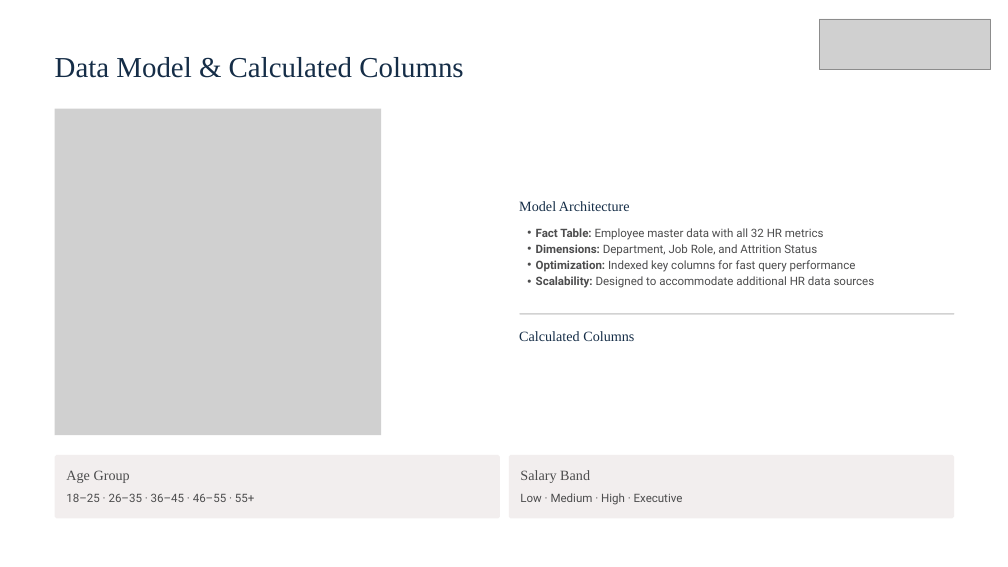
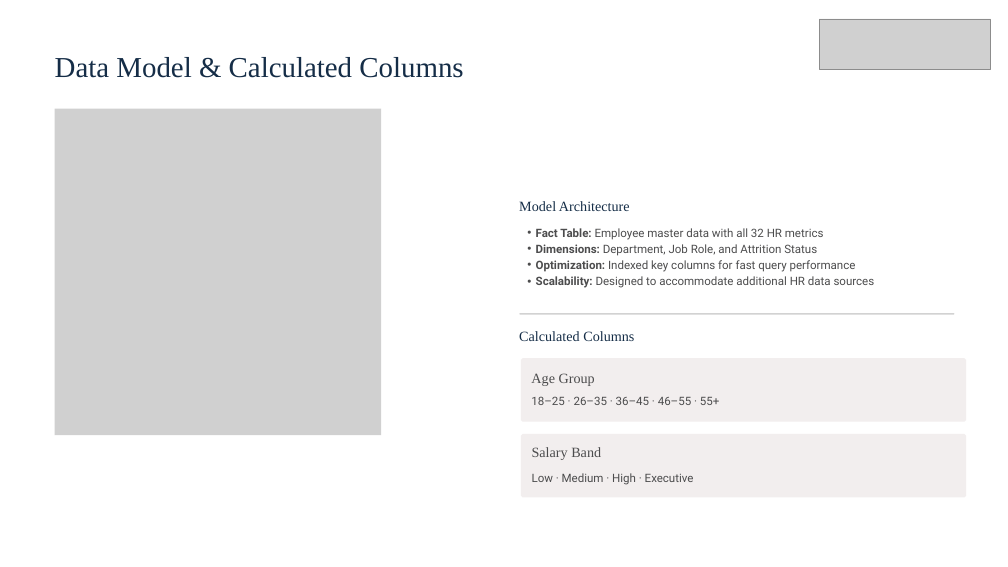
Before and after one commit to Ishan2025-new/Power-BI-Project----HR-Employee-Analytics-Dashboard, a slide deck: slide 6 of HR-Employee-Analytics-Dashboard.pptx. Drawn at 1008x567 pixels with LibreOffice and Linux fonts; fonts in the diff are those of the drawing; grey boxes stand for pictures. Boxes give left, top, right and bottom in pixels: in the first picture for what was removed or moved away, otherwise in the second. Text is boxed around its words. In the diff, an @@ line names an element or a change of style, - is before the commit and + after.

```diff
--- a/HR-Employee-Analytics-Dashboard.pptx
+++ b/HR-Employee-Analytics-Dashboard.pptx
@@ freeform shape: place and size @@
-freeform shape at bbox=[55, 455, 500, 519]
+freeform shape at bbox=[521, 358, 966, 422]
@@ text "Age Group": place and size @@
-text "Age Group" at bbox=[66, 470, 130, 483]
+text "Age Group" at bbox=[531, 373, 595, 386]
@@ text "18–25 · 26–35 · 36–45 ...": place and size @@
-text "18–25 · 26–35 · 36–45 ..." at bbox=[66, 493, 254, 502]
+text "18–25 · 26–35 · 36–45 ..." at bbox=[531, 396, 719, 405]
@@ freeform shape: place and size @@
-freeform shape at bbox=[509, 455, 954, 519]
+freeform shape at bbox=[521, 434, 966, 497]
@@ text "Salary Band": place and size @@
-text "Salary Band" at bbox=[520, 470, 590, 483]
+text "Salary Band" at bbox=[532, 447, 601, 460]
@@ text "Low · Medium · High ...": place and size @@
-text "Low · Medium · High ..." at bbox=[520, 493, 683, 505]
+text "Low · Medium · High ..." at bbox=[532, 473, 694, 485]
```
Also in this commit, not shown: 1 other slide changed.
